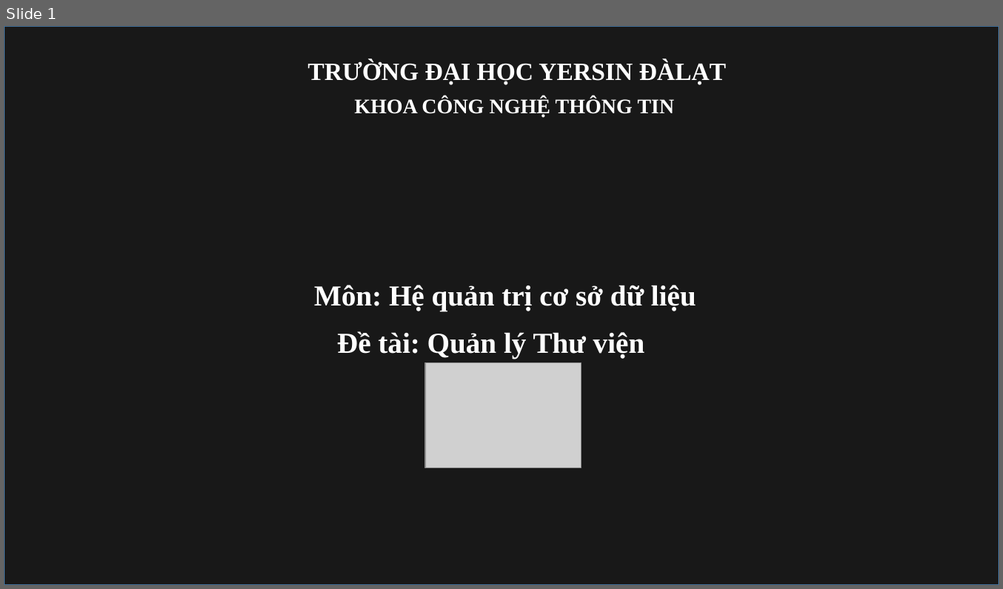
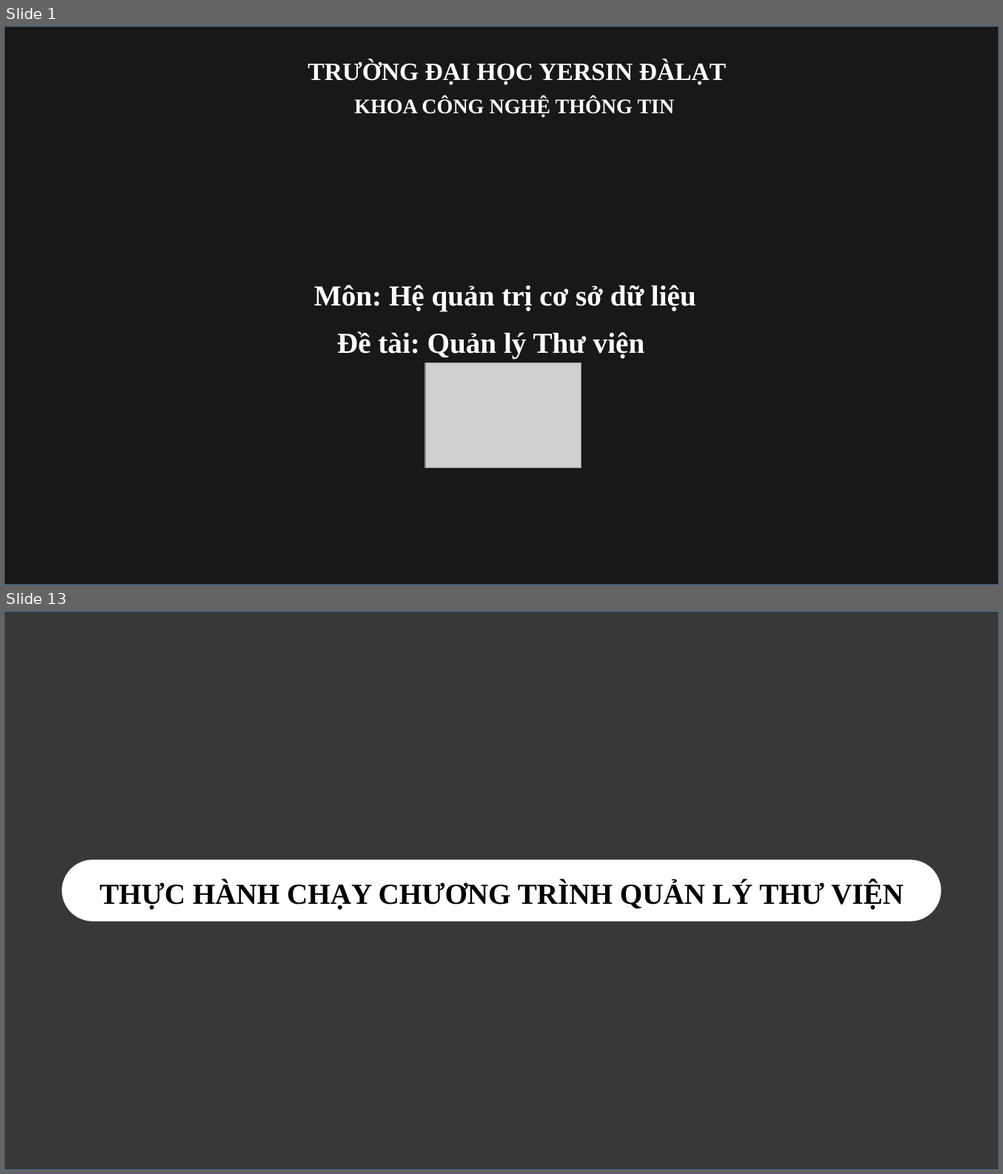
Before and after one commit to KVang05112002/QLYTHUVIEN, a slide deck: DoAn_QuanLyThuVien.pptx. Shown one above the other, each under a label of ours: slide 1 before the commit, slides 1 and 13 after it; the slides between them are not shown. The pictures are 1003x589 and 1003x1174 pixels, drawn with LibreOffice and Linux fonts; fonts in the diff are those of the drawing; grey boxes stand for pictures; background and template pictures are left out; a plain dark background stands for a picture behind light text. Boxes give left, top, right and bottom in pixels: in the first picture for what was removed or moved away, otherwise in the second. Text is boxed around its words. In the diff, an @@ line names an element or a change of style, - is before the commit and + after.

```diff
--- a/DoAn_QuanLyThuVien.pptx
+++ b/DoAn_QuanLyThuVien.pptx
@@ slide 13 added at [4, 611, 999, 1170], background picture (left out) @@
@@ rectangle added at [4, 611, 999, 1170], fill #000000 at 78% opacity, outline #43739E 1 pt @@
@@ rounded rectangle added at [62, 860, 941, 922], fill #FFFFFF @@
@@ text added at [99, 882, 903, 910], 28 pt, text #000000, bold @@
+THỰC HÀNH CHẠY CHƯƠNG TRÌNH QUẢN LÝ THƯ VIỆN
```
Also in this commit, not shown: 12 other slides added, 1 slide removed, 2 other files.
